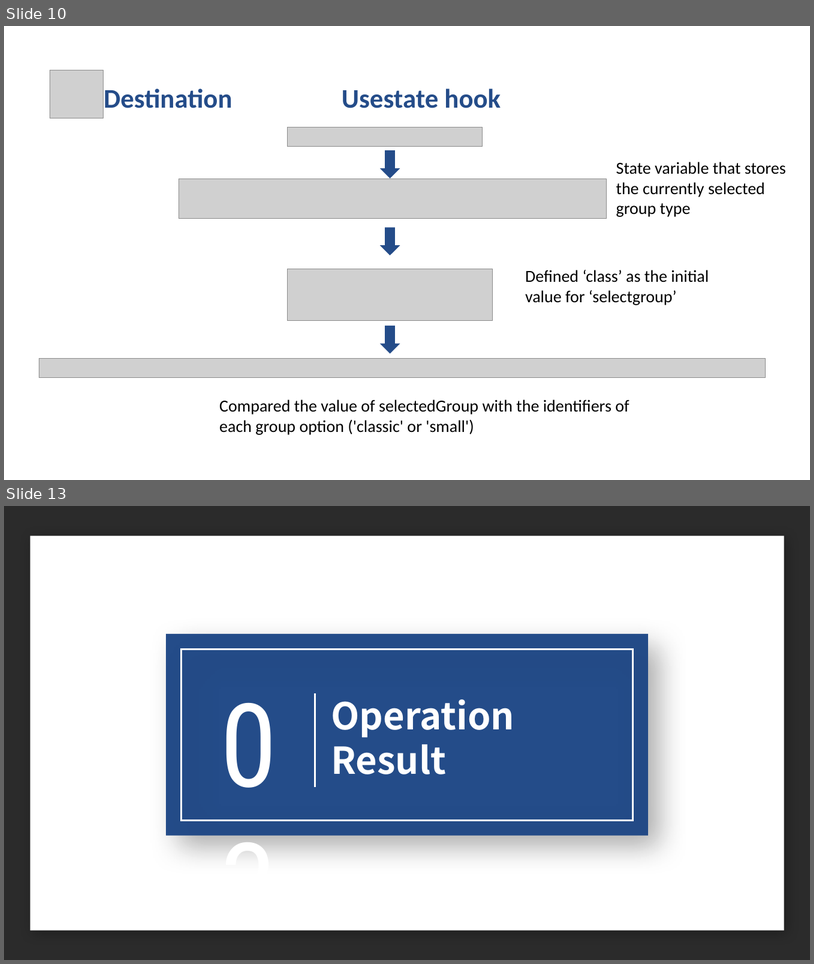
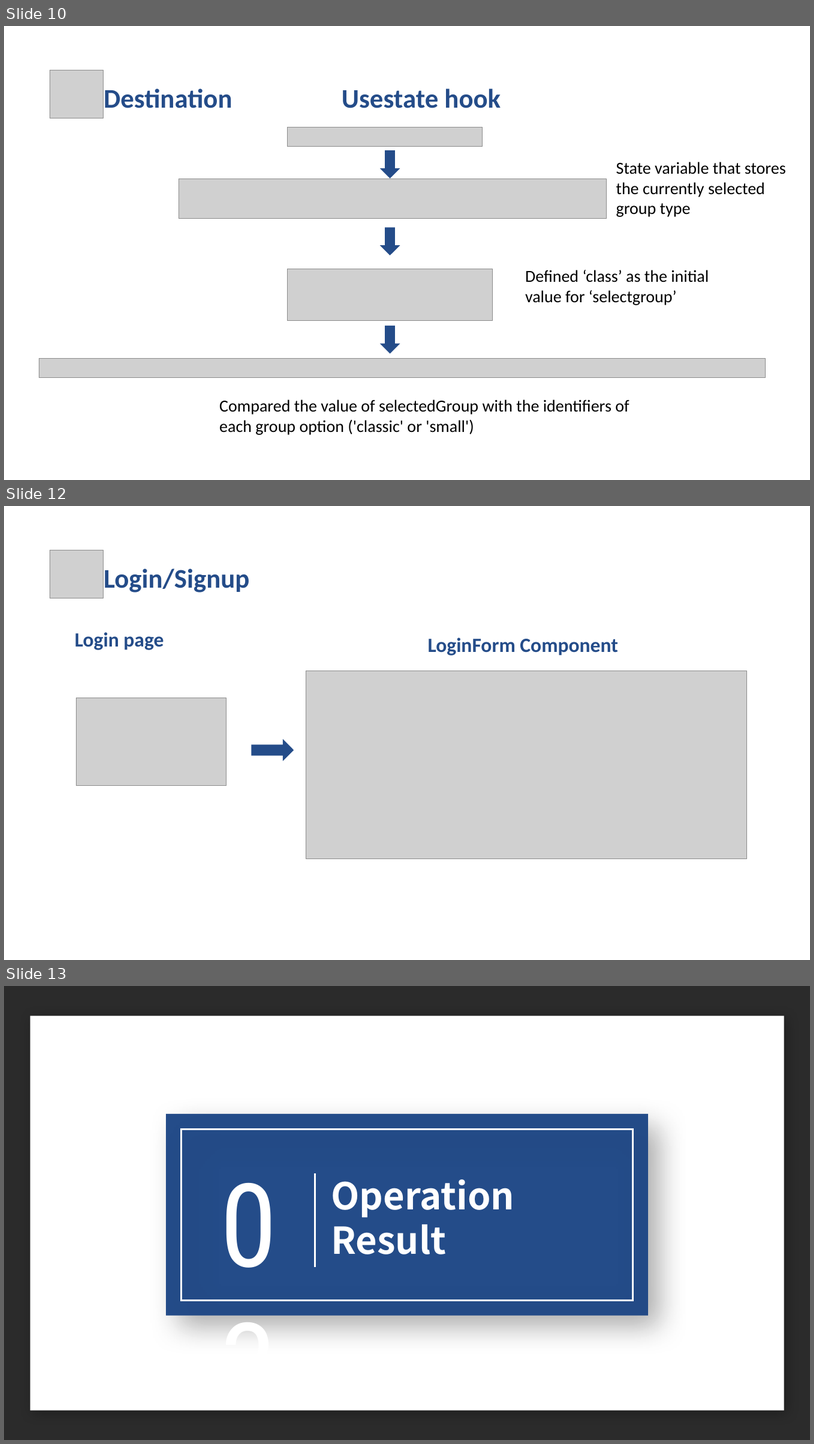
Before and after one commit to chongchen1999/TravelMingle, a slide deck: INFO6150-final.pptx. Shown one above the other, each under a label of ours: slides 10 and 13 before the commit, slides 10, 12 and 13 after it; the slides between them are not shown. The pictures are 814x964 and 814x1444 pixels, drawn with LibreOffice and Linux fonts; fonts in the diff are those of the drawing; grey boxes stand for pictures; background and template pictures are left out; a plain dark background stands for a picture behind light text. Boxes give left, top, right and bottom in pixels: in the first picture for what was removed or moved away, otherwise in the second. Text is boxed around its words. In the diff, an @@ line names an element or a change of style, - is before the commit and + after.

```diff
--- a/INFO6150-final.pptx
+++ b/INFO6150-final.pptx
@@ slide 12 added at <box>4,506,810,960</box>, background picture (left out) @@
@@ picture added at <box>50,550,103,598</box> @@
@@ title added at <box>104,568,249,592</box>, 32 pt, text #244C89, bold @@
+Login/Signup
@@ text added at <box>75,632,164,650</box>, 24 pt, text #244C89, bold @@
+Login page
@@ text added at <box>428,637,618,655</box>, 24 pt, text #244C89, bold @@
+LoginForm Component
@@ picture added at <box>306,670,747,858</box> @@
@@ picture added at <box>77,698,227,786</box> @@
@@ left arrow added at <box>251,739,294,760</box>, fill #244C89 @@
```
Also in this commit, not shown: 5 slides changed, 1 other slide added, 2 slides removed.
